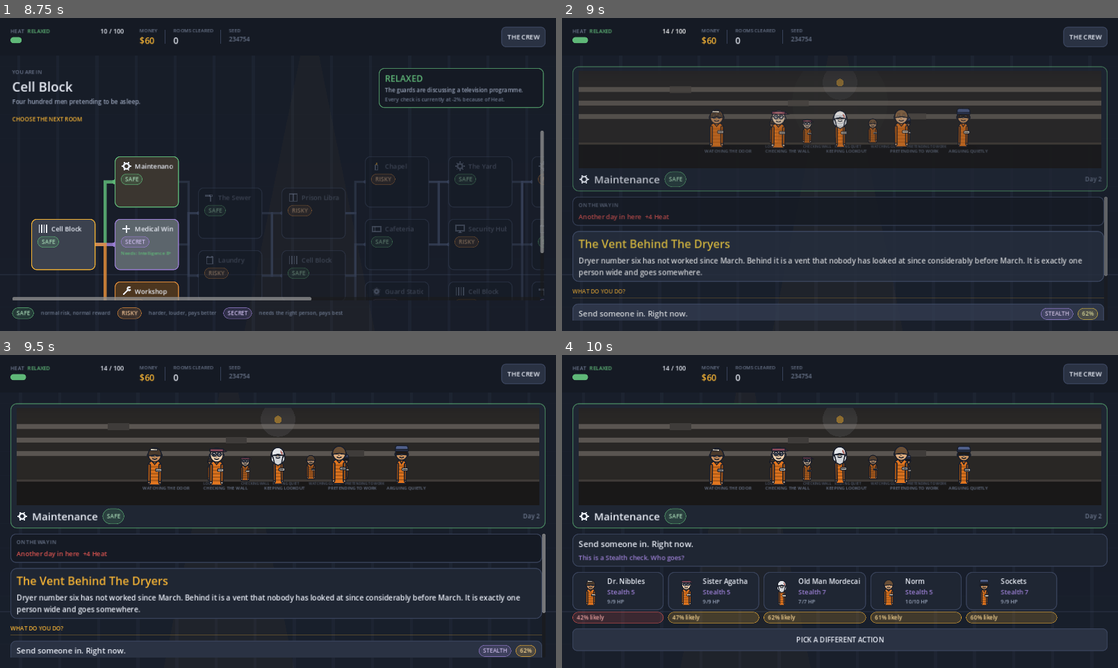
Above: before the commit, frames 1-4 (two rows, left to right).
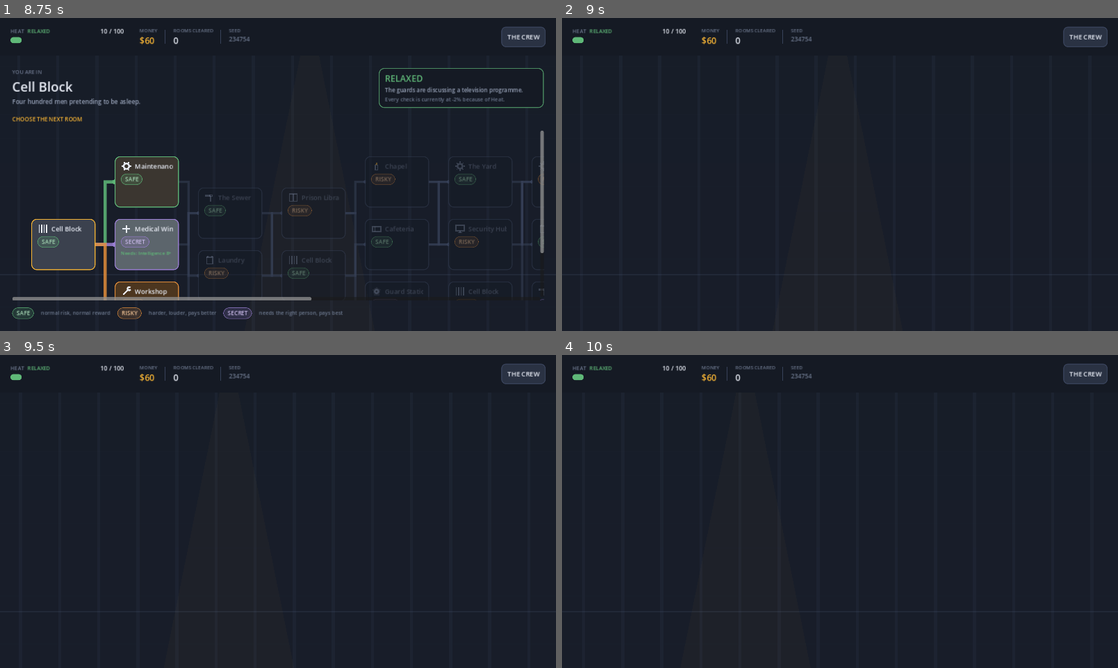
Above: after the commit, the same moments.

Repository: satyam-jha/jailbreak
Game: Godot game, scene res://scenes/main.tscn
Two runs of this game, one before a commit and one after it. Both use one fixed random seed, a clock stepped at 60 frames per second and the inputs below.
Inputs (mouse positions are in pixels of both pictures, inside the frame that each line leads up to):
- Up to frame 1 (8.75 s): click "NEW RUN" at 0.5 s; click "TAKE DR. NIBBLES" at 1.25 s; click "TAKE SISTER AGATHA" at 2 s; click "TAKE OLD MAN MORDECAI" at 2.75 s; click "TAKE NORM" at 3.5 s; click "TAKE SOCKETS" at 4.25 s; click "ENTER THE PRISON" at 5 s; click "THE CREW" at 5.75 s; click "THE CREW" at 6.5 s; click "THE CREW" at 7.25 s; click "BACK TO THE MAP" at 8 s
- Up to frame 2 (9 s): click (706, 180) at 8.77 s
- Up to frame 3 (9.5 s): no input
- Up to frame 4 (10 s): click (840, 658) at 9.52 s

Frame 1 is identical in both runs. In frame 2, 17% of the frame differs, in the area x 1-99%, y 3-97%; in frame 3, 16%; in frame 4, 20%, in the area x 1-99%, y 3-95%.
Error after the commit: Parse Error: Cannot pass a value of type "Color" as "int". (res://scripts/screens/encounter.gd:197)

Commit message:
Integrate Strategy 2.0 into encounter decisions

Diff:
--- a/scripts/screens/encounter.gd
+++ b/scripts/screens/encounter.gd
@@ -1,7 +1,5 @@
 extends Screen
-## A room, an event, a choice, and the consequences.
-## The UI keeps the crew visible during the decision and gives them a reaction
-## beat after the outcome before the player continues.
+## A room, an event, a choice, and persistent consequences.
 
 const CrewSceneScript = preload("res://scripts/ui/crew_scene.gd")
 
@@ -23,6 +21,7 @@
 	var node_id := str(payload.get("node_id", ""))
 	if node_id.is_empty(): go("map"); return
 	_entry_changes = Game.enter_node(node_id)
+	Strategy.enter_room(str(Game.node(node_id).get("room_id", "")))
 	_entry_catches = Game.fire_catches("on_room_enter")
 	_node_data = Game.node(node_id)
 	_event = Game.current_event
@@ -57,6 +56,14 @@
 	row.add_child(UIKit.spacer())
 	row.add_child(UIKit.label("Day %d" % Game.day, 14, Palette.TEXT_FAINT))
 	v.add_child(row)
+	var strategy := Strategy.summary()
+	var state_row := UIKit.hbox(8)
+	state_row.add_child(UIKit.chip("SUSPICION %d/5" % int(strategy.get("suspicion", 0)), Palette.DANGER if int(strategy.get("suspicion", 0)) >= 3 else Palette.TEXT_FAINT))
+	state_row.add_child(UIKit.chip("NOISE %d/5" % int(strategy.get("noise", 0)), Palette.WARN if int(strategy.get("noise", 0)) >= 3 else Palette.TEXT_FAINT))
+	state_row.add_child(UIKit.chip("INTEL %d/5" % int(strategy.get("intel", 0)), Palette.TEAL if int(strategy.get("intel", 0)) >= 2 else Palette.TEXT_FAINT))
+	if int(strategy.get("guard_attention", 0)) > 0: state_row.add_child(UIKit.chip("PATROLS %d/5" % int(strategy.get("guard_attention", 0)), Palette.DANGER))
+	if int(strategy.get("favors", 0)) > 0: state_row.add_child(UIKit.chip("FAVORS %d" % int(strategy.get("favors", 0)), Palette.ACCENT))
+	v.add_child(state_row)
 	return box
 
 func _clear_body() -> void:
@@ -72,6 +79,13 @@
 func _render_choices() -> void:
 	if not _entry_changes.is_empty(): _body.add_child(changes_panel(_entry_changes, "ON THE WAY IN"))
 	for report in _entry_catches: _body.add_child(_catch_panel(report))
+	var warning := Strategy.warning_text()
+	if not warning.is_empty():
+		var warn_box := UIKit.panel(Palette.PANEL_DARK, Palette.DANGER, 12)
+		var wv := UIKit.vbox(4); warn_box.add_child(wv)
+		wv.add_child(UIKit.label("CONSEQUENCE", 13, Palette.DANGER))
+		wv.add_child(UIKit.paragraph(warning, 15, Palette.TEXT))
+		_body.add_child(warn_box)
 	if _event.is_empty():
 		_body.add_child(UIKit.paragraph("Nothing happens here. Suspicious, but you will take it.", 18, Palette.TEXT_DIM))
 		var onward := UIKit.primary_button("MOVE ON", 18); onward.pressed.connect(_finish_room); _body.add_child(onward); return
@@ -94,7 +108,8 @@
 
 func _choice_card(choice: Dictionary) -> Control:
 	var availability := EncounterEngine.choice_availability(choice, Game.party, Game.money)
-	var available := bool(availability["available"])
+	var strategy_gate := Strategy.choice_modifier(choice)
+	var available := bool(availability["available"]) and not bool(strategy_gate["blocked"])
 	var box := UIKit.panel(Palette.PANEL_HI if available else Palette.PANEL_DARK, Palette.BORDER if available else Palette.darken(Palette.BORDER, 0.4), 12)
 	var v := UIKit.vbox(5); box.add_child(v)
 	var head := UIKit.hbox(10)
@@ -106,11 +121,12 @@
 	v.add_child(head)
 	var notes := UIKit.hbox(8)
 	if choice.has("hint"): notes.add_child(UIKit.label(str(choice["hint"]), 13, Palette.TEXT_FAINT))
-	if int(choice.get("cost_money", 0)) > 0: notes.add_child(UIKit.chip("Costs $%d" % int(choice["cost_money"]), Palette.ACCENT))
+	if int(choice.get("cost_money", 0)) > 0: notes.add_child(UIKit.chip("Costs $%d" % int(choice.get("cost_money", 0)), Palette.ACCENT))
 	var difficulty := int(choice.get("difficulty", 0)) + int(_node_data.get("extra_difficulty", 0))
 	if difficulty > 0: notes.add_child(UIKit.chip("Difficult", Palette.WARN))
 	elif difficulty < 0: notes.add_child(UIKit.chip("Favourable", Palette.SUCCESS))
-	if not available: notes.add_child(UIKit.label(str(availability["reason"]), 13, Palette.DANGER))
+	if not availability["available"]: notes.add_child(UIKit.label(str(availability["reason"]), 13, Palette.DANGER))
+	elif bool(strategy_gate["blocked"]): notes.add_child(UIKit.label(str(strategy_gate["reason"]), 13, Palette.DANGER))
 	notes.add_child(UIKit.spacer()); v.add_child(notes)
 	if available:
 		var btn := Button.new(); btn.flat = true; btn.set_anchors_preset(Control.PRESET_FULL_RECT)
@@ -152,7 +168,10 @@
 
 func _resolve(actor: Prisoner) -> void:
 	if actor == null and not bool(_selected_choice.get("auto", false)): actor = EncounterEngine.best_actor(_selected_choice, Game.party)
-	_report = Game.resolve_choice(_selected_choice, actor); _state = State.RESULT; _render()
+	_report = Game.resolve_choice(_selected_choice, actor)
+	Strategy.observe_outcome(_report.get("outcome", {}), _report.get("result", null), actor)
+	_state = State.RESULT
+	_render()
 
 func _render_result() -> void:
 	var check: Variant = _report.get("result")
@@ -169,6 +188,14 @@
 	reaction.set_mood(reaction_mood)
 	_body.add_child(reaction)
 	if check != null: _body.add_child(CheckPanel.new(check as CheckResult))
+	var strategy_after := Strategy.summary()
+	var consequence_box := UIKit.panel(Palette.PANEL_DARK, Palette.with_alpha(Palette.ACCENT, 0.45), 12)
+	var cv := UIKit.vbox(4); consequence_box.add_child(cv)
+	cv.add_child(UIKit.label("WHAT THIS CHANGED", 13, Palette.ACCENT))
+	var warning := Strategy.warning_text()
+	if not warning.is_empty(): cv.add_child(UIKit.label(warning, 13, Palette.DANGER))
+	cv.add_child(UIKit.label("Suspicion %d  •  Noise %d  •  Intel %d  •  Patrols %d  •  Favors %d" % [int(strategy_after.get("suspicion", 0)), int(strategy_after.get("noise", 0)), int(strategy_after.get("intel", 0)), int(strategy_after.get("guard_attention", 0)), int(strategy_after.get("favors", 0))], Palette.TEXT_FAINT))
+	_body.add_child(consequence_box)
 	var story := UIKit.panel(Palette.PANEL, Palette.with_alpha(tier_color, 0.55), 14)
 	var sv := UIKit.vbox(8); story.add_child(sv)
 	var head := UIKit.hbox(12)
@@ -203,6 +230,7 @@
 
 func _walk_away() -> void:
 	Audio.play("failure"); Game.add_heat(Game.scale_generated_heat(5)); Game.log_line("The crew stood in the room doing nothing, which is not free.")
+	Strategy.observe_outcome({"heat": 5, "note": "stood around and drew attention"}, null, null)
 	if Game.check_run_over().is_empty(): _finish_room()
 	else: go("summary")
 
